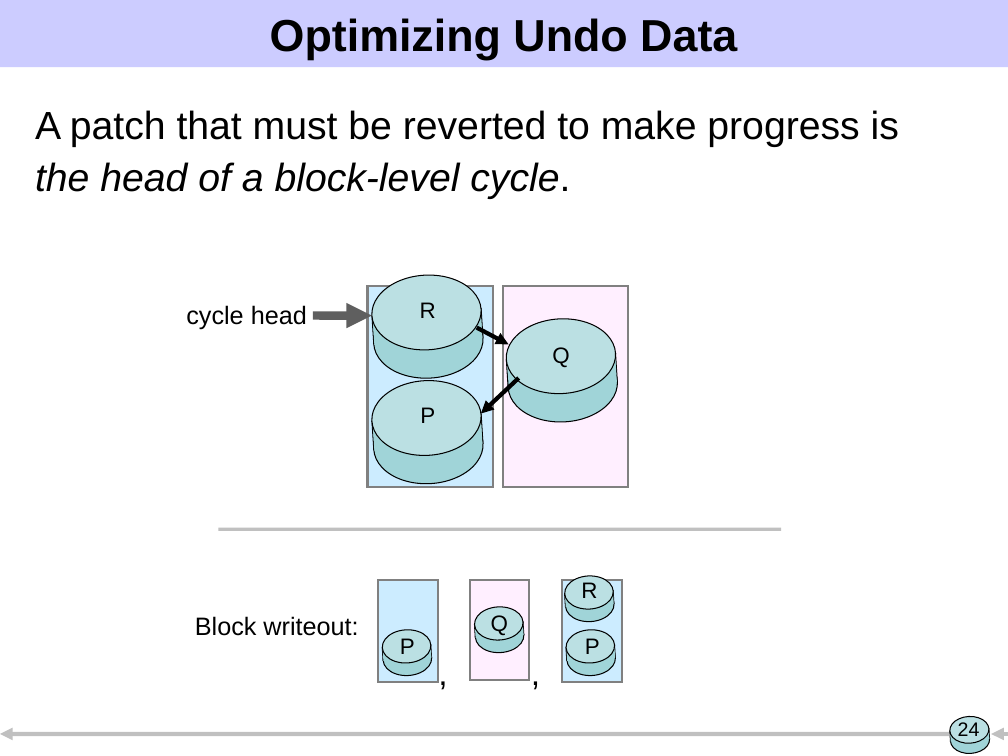
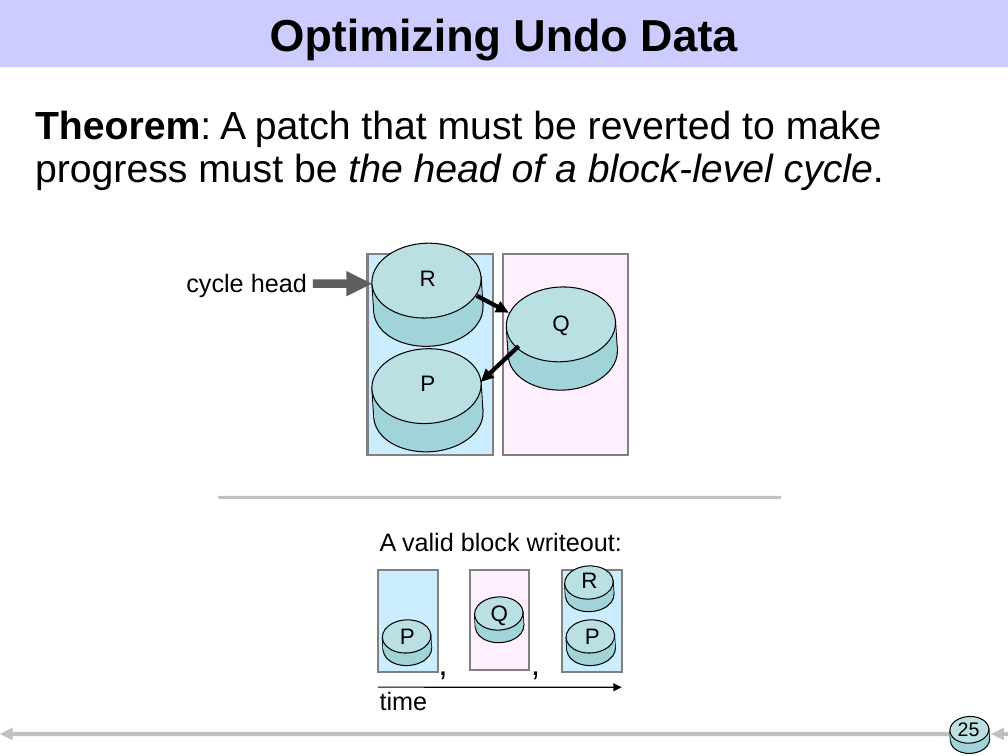
Before and after one commit to ucla-readable/fstitch-doc, a slide deck: slide 25 of sosp/pres.ppt (slide 24 before the commit). Drawn at 1008x756 pixels with LibreOffice and Linux fonts; fonts in the diff are those of the drawing. Boxes give left, top, right and bottom in pixels: in the first picture for what was removed or moved away, otherwise in the second. Text is boxed around its words. In the diff, an @@ line names an element or a change of style, - is before the commit and + after.

```diff
--- a/sosp/pres.ppt
+++ b/sosp/pres.ppt
@@ text at [35, 110, 884, 190]: text changed @@
-A patch that must be reverted to make progress is
-the head of a block-level cycle.
+Theorem: A patch that must be reverted to make progress must be the head of a block-level cycle.
@@ arrow moved from (312, 316) - (372, 316) to (312, 283) - (372, 283) @@
@@ arrow moved from (477, 328) - (509, 345) to (477, 295) - (509, 312) @@
@@ 8 rectangles, 6 ellipses, 4 texts, 1 line, 1 arrow: place and size @@
-8 rectangles, 6 ellipses, 4 texts, 1 line, 1 arrow at [186, 272, 781, 529]
+8 rectangles, 6 ellipses, 4 texts, 1 line, 1 arrow at [186, 240, 781, 497]
@@ text at [380, 532, 622, 552]: text changed @@
-Block writeout:
+A valid block writeout:
@@ 11 rectangles, 8 ellipses, 6 texts: place and size @@
-11 rectangles, 8 ellipses, 6 texts at [378, 574, 621, 698]
+11 rectangles, 8 ellipses, 6 texts at [378, 564, 621, 687]
@@ arrow added from (378, 687) to (622, 687), #000000 0.74 pt @@
@@ text added at [380, 691, 428, 711], 18 pt, text #000000 @@
+time
@@ page number at [958, 722, 980, 741]: text changed @@
-24
+25
```
Also in this commit, not shown: 13 other slides changed, 5 slides added, 1 slide removed.
